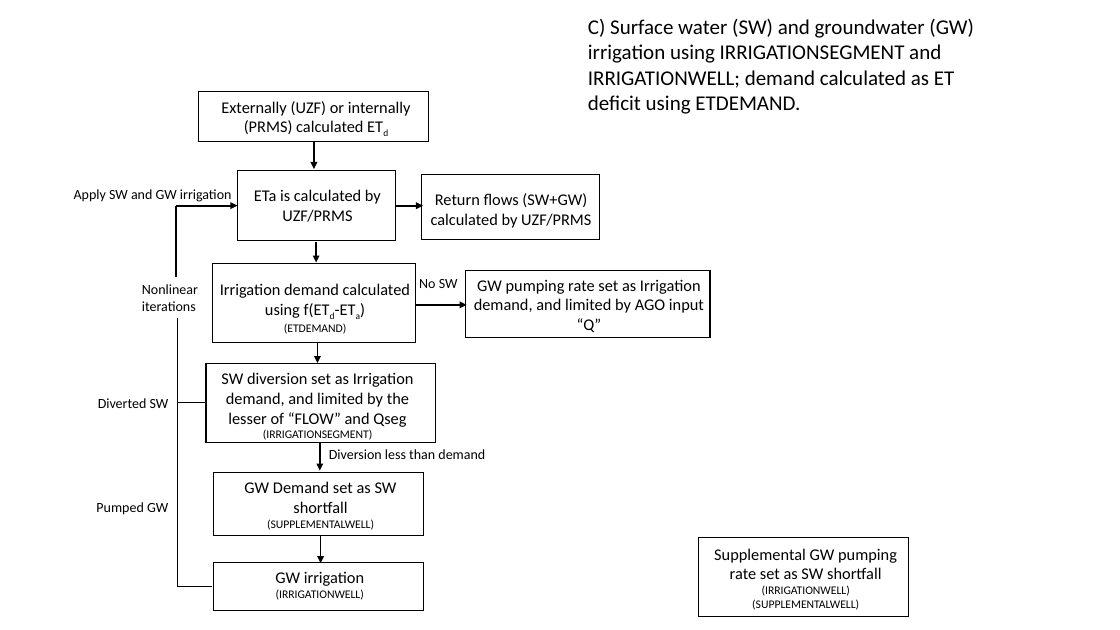
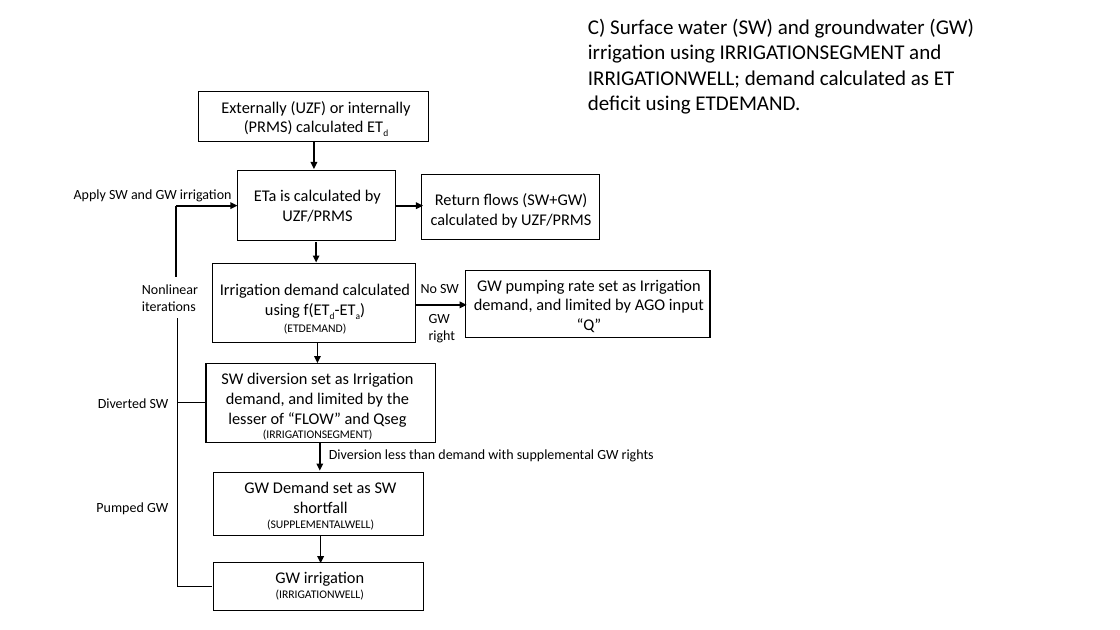
Before and after one commit to rniswon/mfnwt, a slide deck: slide 3 of Examples/AgOptions/Options.pptx. Drawn at 1120x630 pixels with LibreOffice and Linux fonts; fonts in the diff are those of the drawing. Boxes give left, top, right and bottom in pixels: in the first picture for what was removed or moved away, otherwise in the second. Text is boxed around its words. In the diff, an @@ line names an element or a change of style, - is before the commit and + after.

```diff
--- a/Examples/AgOptions/Options.pptx
+++ b/Examples/AgOptions/Options.pptx
@@ text "No SW": place and size @@
-text "No SW" at box(419, 279, 458, 288)
+text "No SW" at box(421, 284, 459, 293)
@@ text added at box(429, 314, 456, 343), 12 pt, text #000000 @@
+GW right
@@ text at box(329, 449, 654, 462): text changed @@
-Diversion less than demand
+Diversion less than demand with supplemental GW rights
@@ rectangle removed at box(699, 538, 909, 617) @@
@@ text removed at box(714, 548, 897, 610) @@
-Supplemental GW pumping rate set as SW shortfall
-(IRRIGATIONWELL)
-(SUPPLEMENTALWELL)
```
Also in this commit, not shown: 1 other slide changed, 2 other files.
